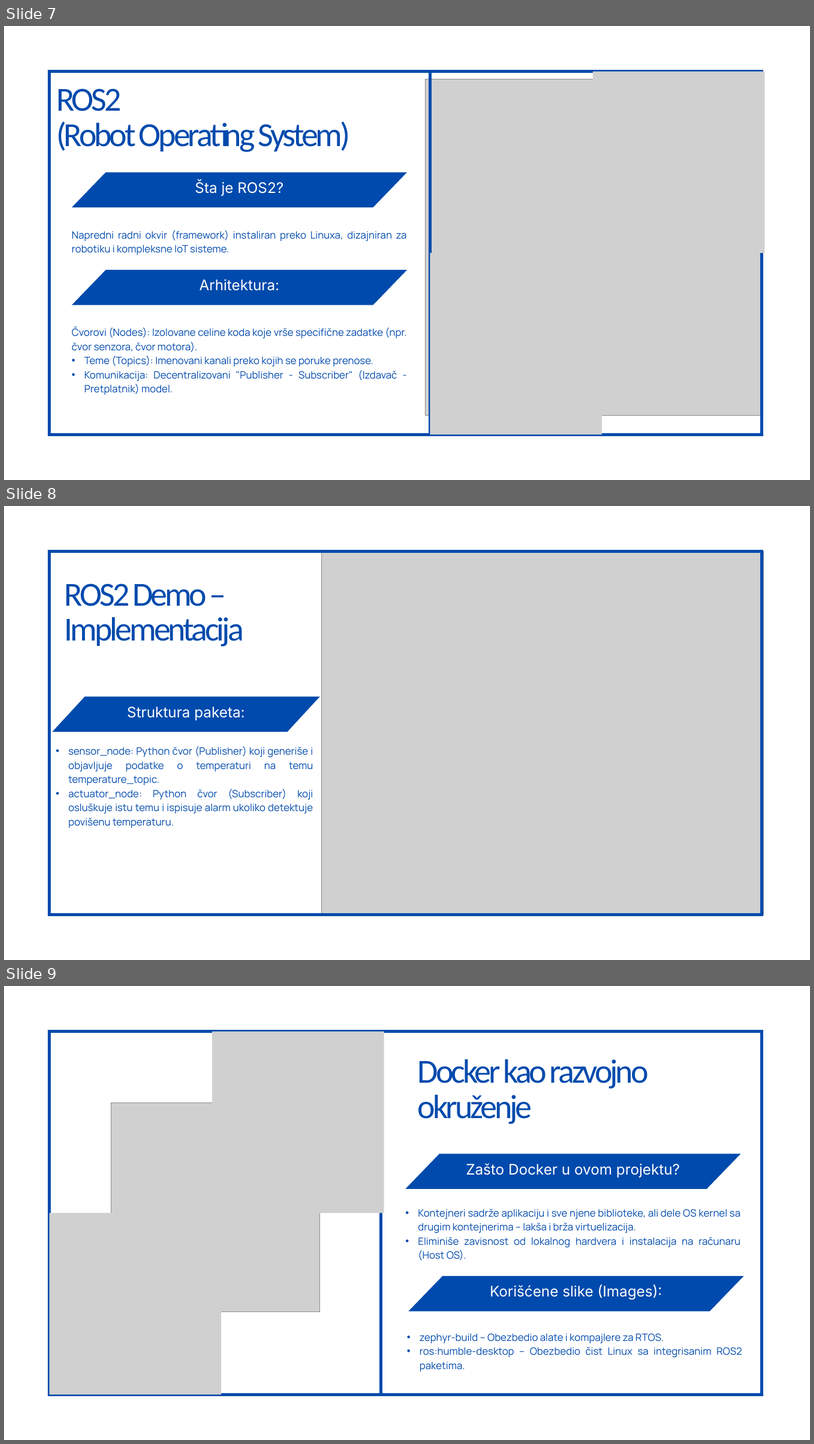
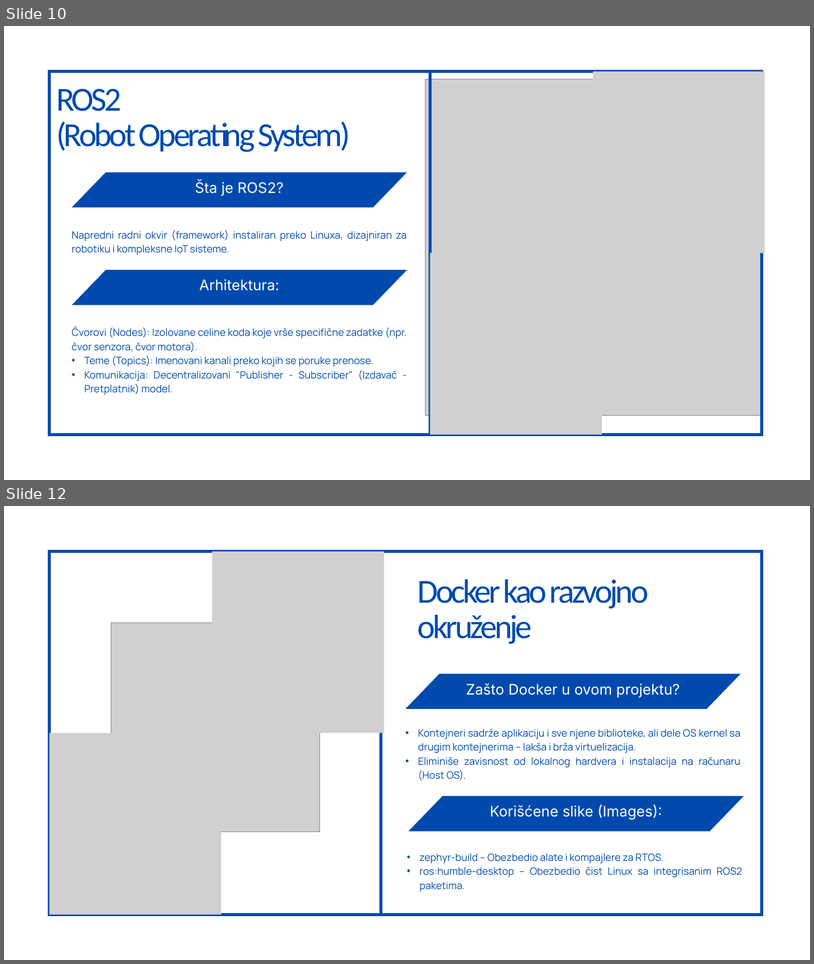
Before and after one commit to SukiDj/IoT-OS-Project-Zephyr-ROS, a slide deck: Prezentacija.pptx. Shown one above the other, each under a label of ours: slides 7, 8 and 9 before the commit, slides 10 and 12 after it; the slides between them are not shown. The pictures are 814x1444 and 814x964 pixels, drawn with LibreOffice and Linux fonts; fonts in the diff are those of the drawing; grey boxes stand for pictures. Boxes give left, top, right and bottom in pixels: in the first picture for what was removed or moved away, otherwise in the second. Text is boxed around its words. In the diff, an @@ line names an element or a change of style, - is before the commit and + after.

```diff
--- a/Prezentacija.pptx
+++ b/Prezentacija.pptx
@@ slide 8 removed at [4, 506, 810, 960], background #FFFFFF @@
@@ freeform shape removed at [49, 551, 762, 914] @@
@@ picture removed at [321, 551, 763, 914] @@
@@ text removed at [65, 583, 244, 646] @@
-ROS2 Demo – Implementacija
@@ freeform shape removed at [53, 696, 320, 732] @@
@@ text removed at [127, 706, 245, 720] @@
-Struktura paketa:
@@ text removed at [68, 746, 313, 828] @@
-• sensor_node: Python čvor (Publisher) koji generiše i objavljuje podatke o temperaturi na temu temperature_topic.
-• actuator_node: Python čvor (Subscriber) koji osluškuje istu temu i ispisuje alarm ukoliko detektuje povišenu temperaturu.
@@ what was slide 7 is now slide 10 @@
@@ what was slide 9 is now slide 12 @@
```
Also in this commit, not shown: 2 slides changed, 4 slides added, 39 other files.
